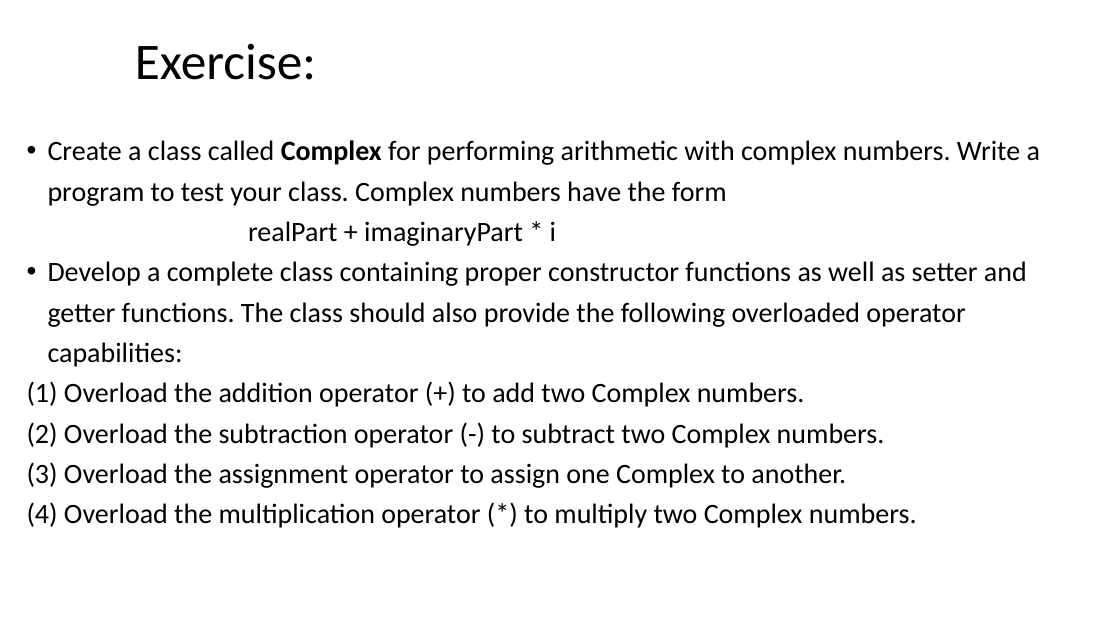
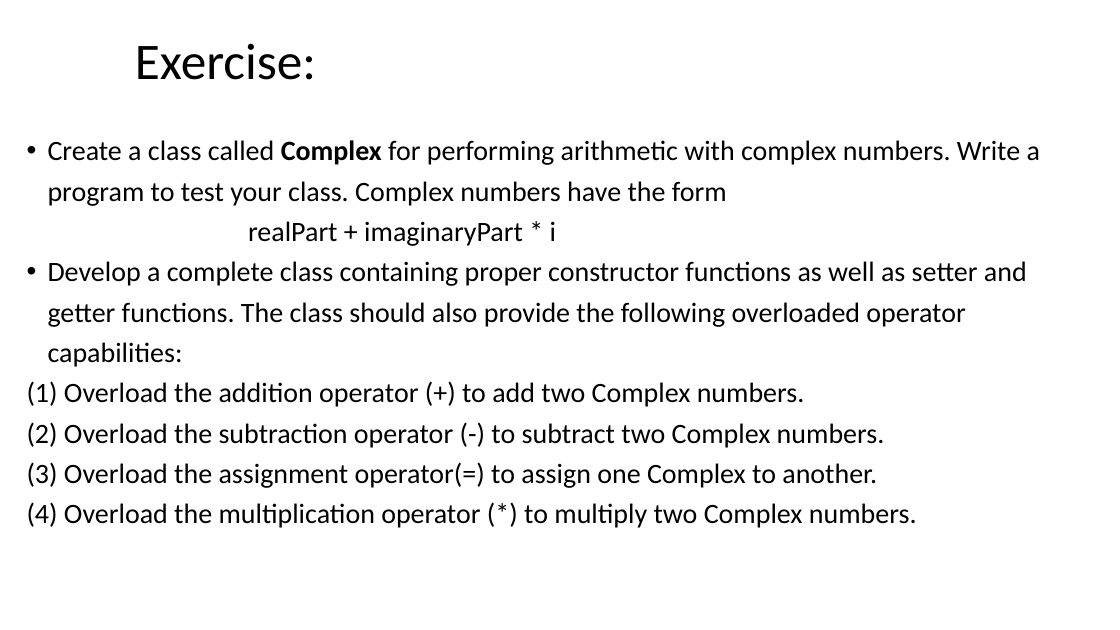
Before and after one commit to ShiqiYu/CPP, a slide deck: slide 9 of week10/Lab10.pptx (slide 22 before the commit). Drawn at 1120x630 pixels with LibreOffice and Linux fonts; fonts in the diff are those of the drawing; background and template pictures are left out. Boxes give left, top, right and bottom in pixels: in the first picture for what was removed or moved away, otherwise in the second. Text is boxed around its words. In the diff, an @@ line names an element or a change of style, - is before the commit and + after.

```diff
--- a/week10/Lab10.pptx
+++ b/week10/Lab10.pptx
@@ text at (x1=27, y1=462, x2=877, y2=488): text changed @@
-(3) Overload the assignment operator to assign one Complex to another.
+(3) Overload the assignment operator(=) to assign one Complex to another.
```
Also in this commit, not shown: 6 other slides changed, 13 slides removed.
